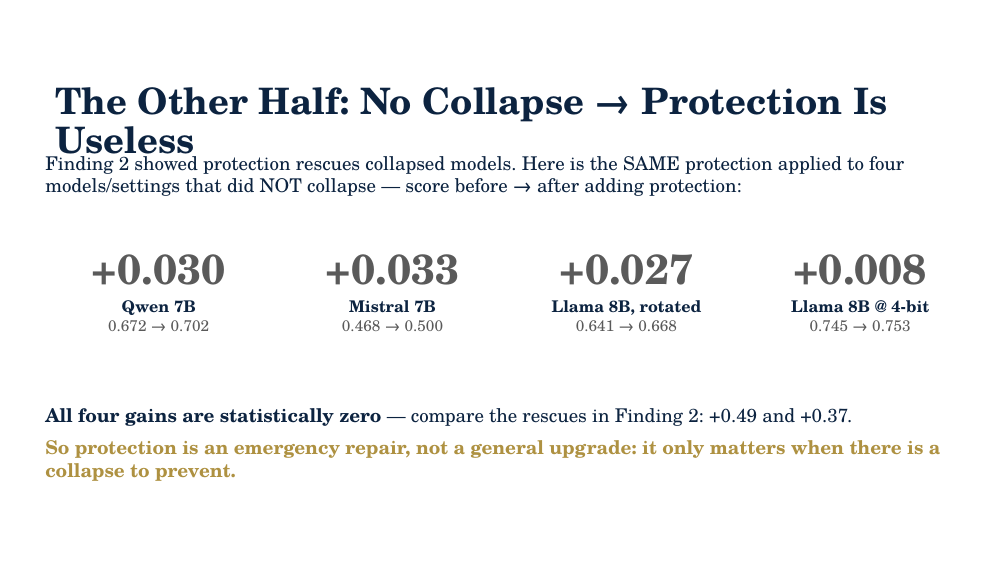
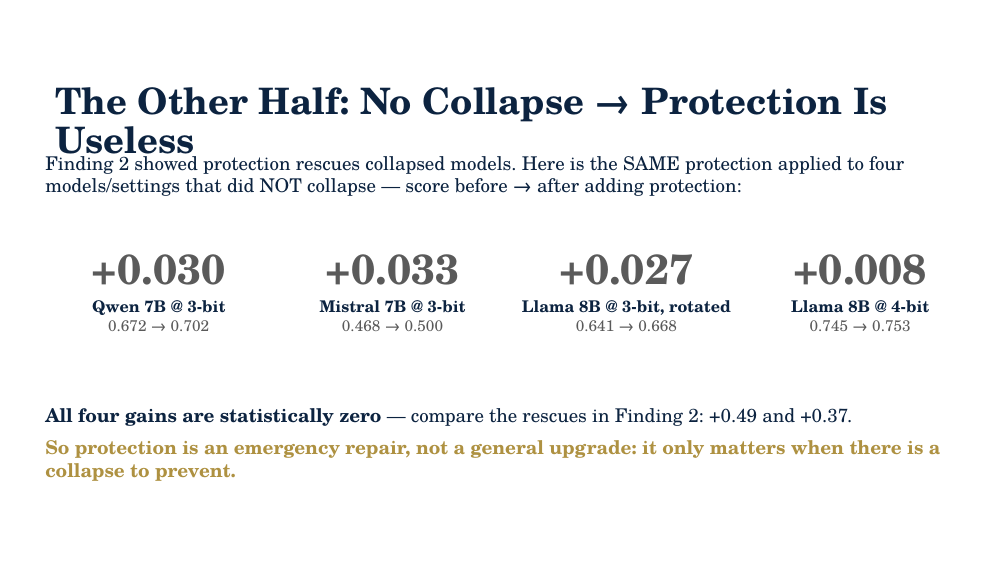
Before and after one commit to JiahaoZheng24/Instruction-Following-Attention-Head-Sensitive, a slide deck: slide 5 of paper/IFH_advisor_update_2026-09-03.pptx. Drawn at 1008x568 pixels with LibreOffice and Linux fonts; fonts in the diff are those of the drawing; background and template pictures are left out. Boxes give left, top, right and bottom in pixels: in the first picture for what was removed or moved away, otherwise in the second. Text is boxed around its words. In the diff, an @@ line names an element or a change of style, - is before the commit and + after.

Commit message:
Deck: label bit-width on every Finding-3 case

```diff
--- a/paper/IFH_advisor_update_2026-09-03.pptx
+++ b/paper/IFH_advisor_update_2026-09-03.pptx
@@ text at (92,300,226,315): text changed @@
-Qwen 7B
+Qwen 7B @ 3-bit
@@ text at (320,300,466,313): text changed @@
-Mistral 7B
+Mistral 7B @ 3-bit
@@ text at (522,300,731,315): text changed @@
-Llama 8B, rotated
+Llama 8B @ 3-bit, rotated
```
